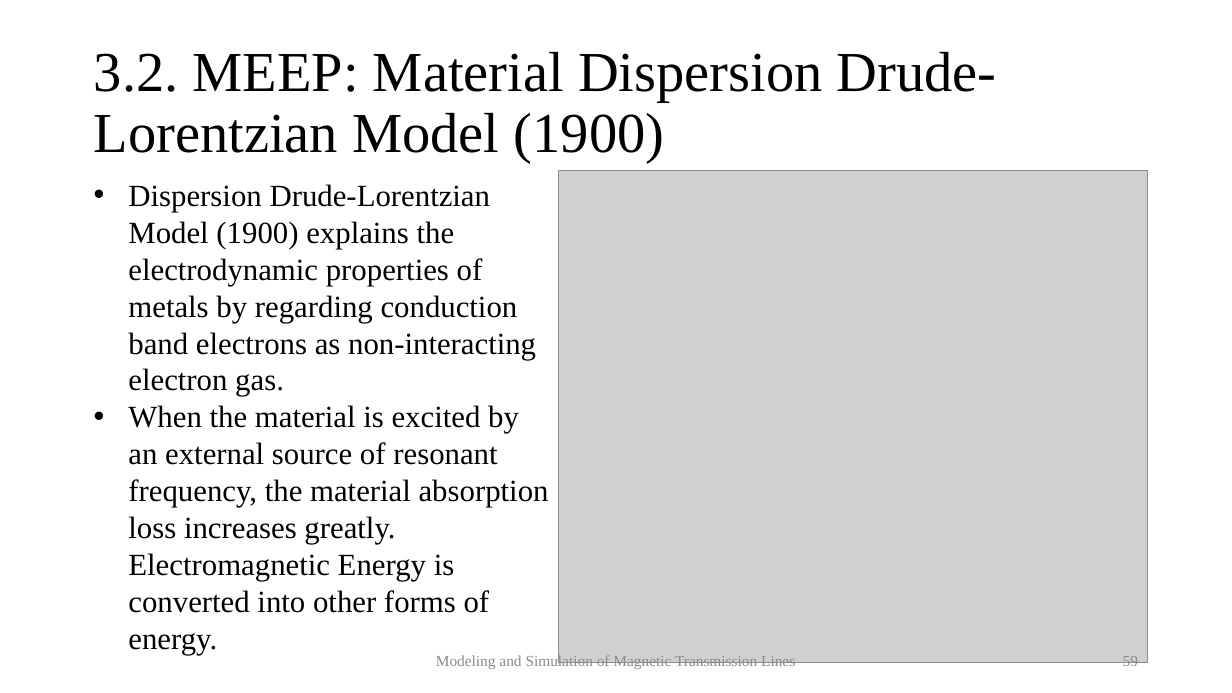
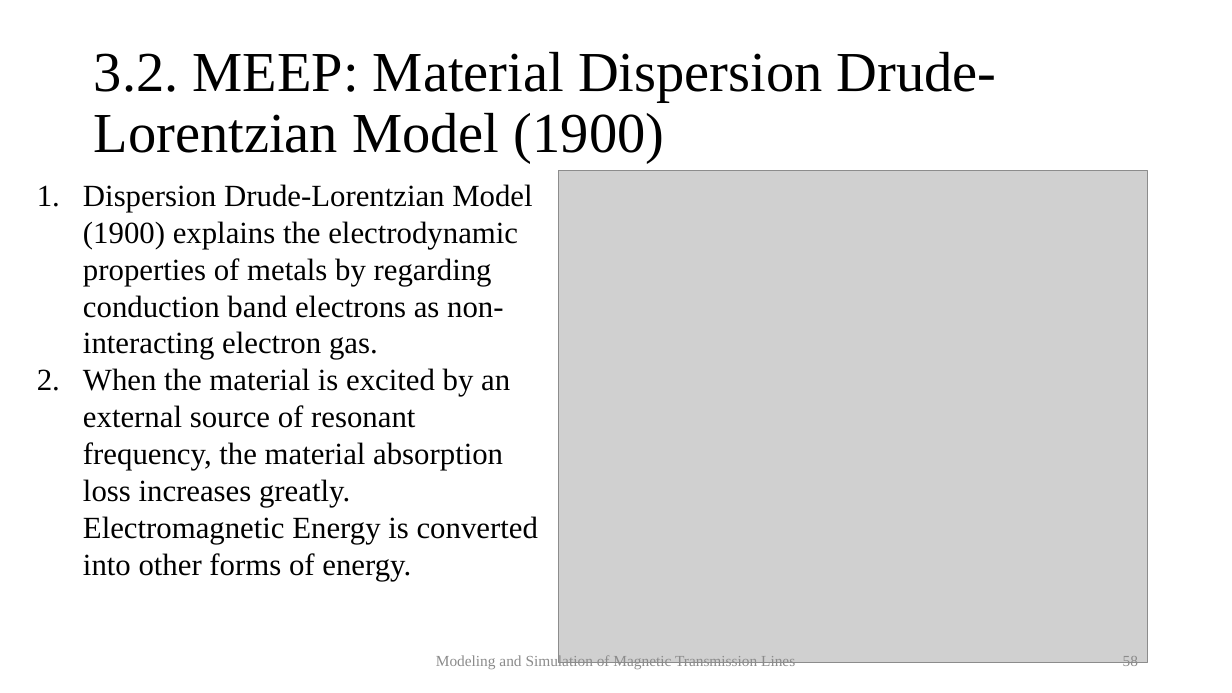
Before and after one commit to MuhammadShamaas1997/Electrical-Engineering, a slide deck: slide 58 of MS/Spring 2020/Thesis/Magnetic Transmission Lines/Thesis Final Presentation.pptx (slide 59 before the commit). Drawn at 1232x693 pixels with LibreOffice and Linux fonts; fonts in the diff are those of the drawing; grey boxes stand for pictures. Boxes give left, top, right and bottom in pixels: in the first picture for what was removed or moved away, otherwise in the second. Text is boxed around its words. In the diff, an @@ line names an element or a change of style, - is before the commit and + after.

```diff
--- a/MS/Spring 2020/Thesis/Magnetic Transmission Lines/Thesis Final Presentation.pptx
+++ b/MS/Spring 2020/Thesis/Magnetic Transmission Lines/Thesis Final Presentation.pptx
@@ text "Dispersion Drude-Lorentzian Model (1900) explains ...": place and size @@
-text "Dispersion Drude-Lorentzian Model (1900) explains ..." at (128, 184, 549, 655)
+text "Dispersion Drude-Lorentzian Model (1900) explains ..." at (83, 184, 538, 581)
@@ text "Dispersion Drude-Lorentzian Model (1900) explains ..." at (83, 184, 538, 581): bullet • to 1. @@
```
Also in this commit, not shown: 5 other slides changed, 1 other file.
